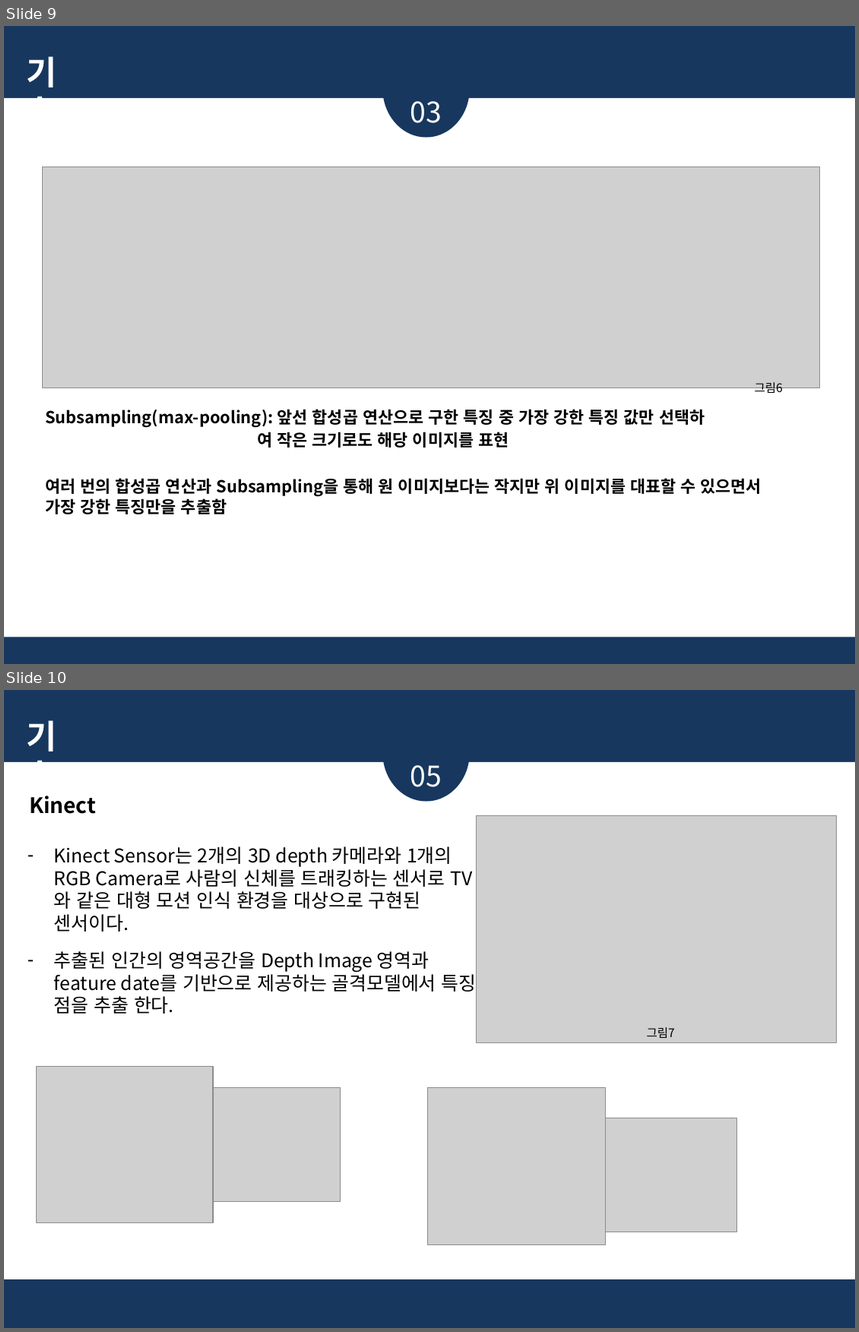
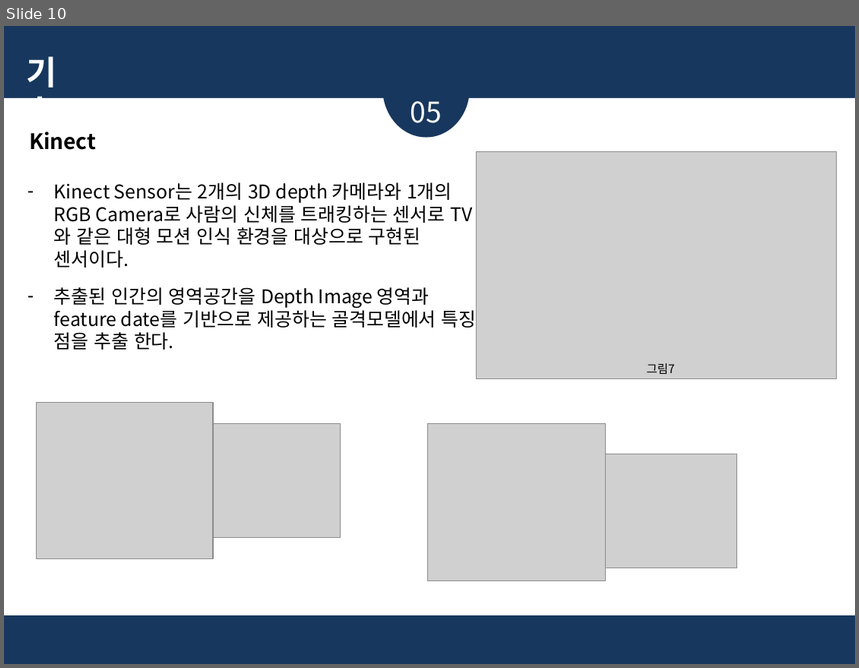
Before and after one commit to glad1470/2019_research, a slide deck: Doc/주제 선정 및 시장 조사_19.03.19/졸업논문 주제_임광효_김준영_2.pptx. Shown one above the other, each under a label of ours: slides 9 and 10 before the commit, slide 10 after it. The pictures are 859x1332 and 859x668 pixels, drawn with LibreOffice and Linux fonts; fonts in the diff are those of the drawing; grey boxes stand for pictures. Boxes give left, top, right and bottom in pixels: in the first picture for what was removed or moved away, otherwise in the second. Text is boxed around its words. In the diff, an @@ line names an element or a change of style, - is before the commit and + after.

```diff
--- a/Doc/주제 선정 및 시장 조사_19.03.19/졸업논문 주제_임광효_김준영_2.pptx
+++ b/Doc/주제 선정 및 시장 조사_19.03.19/졸업논문 주제_임광효_김준영_2.pptx
@@ slide 9 removed at [4,26,855,664], background #17375E @@
@@ ellipse removed at [382,40,470,138] @@
@@ text removed at [25,56,56,98] @@
-기술
@@ rectangle removed at [4,98,855,638] @@
@@ text removed at [411,101,442,123] @@
-03
@@ picture removed at [42,167,819,388] @@
@@ text removed at [755,382,783,396] @@
-그림6
@@ text removed at [45,409,762,515] @@
-Subsampling(max-pooling): 앞선 합성곱 연산으로 구한 특징 중 가장 강한 특징 값만 선택하
-여 작은 크기로도 해당 이미지를 표현
-여러 번의 합성곱 연산과 Subsampling을 통해 원 이미지보다는 작지만 위 이미지를 대표할 수 있으면서 가장 강한 특징만을 추출함
```
Also in this commit, not shown: 3 slides changed, 5 slides added, 3 other slides removed.
